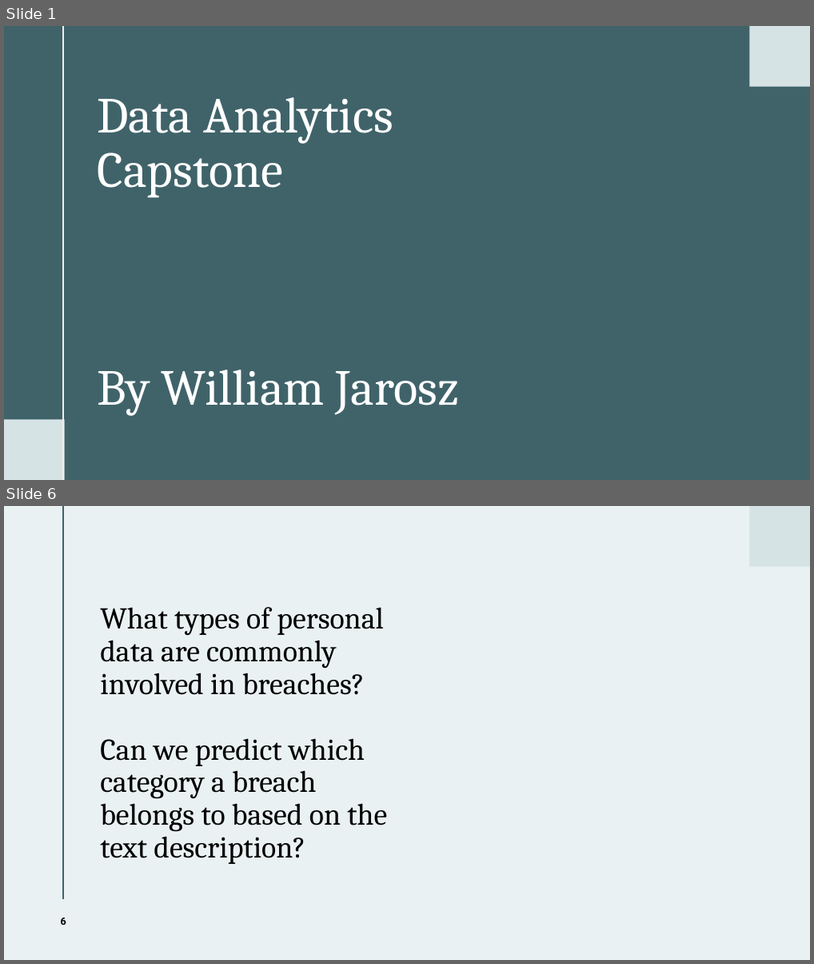
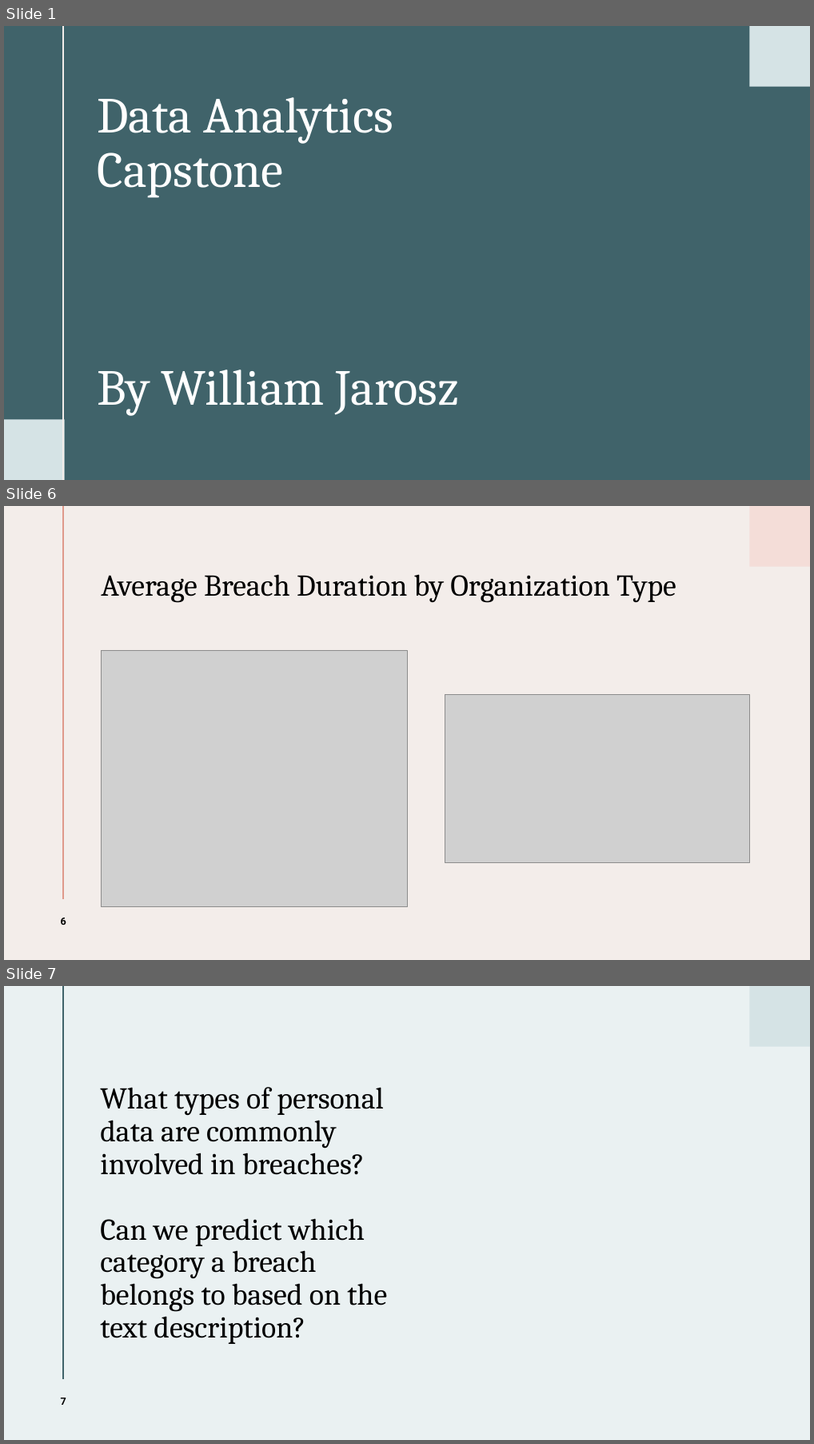
Before and after one commit to wjarosz0001/CIT-4105-DE1, a slide deck: CIT-4105-DE1 Powerpoint.pptm. Shown one above the other, each under a label of ours: slides 1 and 6 before the commit, slides 1, 6 and 7 after it; the slides between them are not shown. The pictures are 814x964 and 814x1444 pixels, drawn with LibreOffice and Linux fonts; fonts in the diff are those of the drawing; grey boxes stand for pictures. Boxes give left, top, right and bottom in pixels: in the first picture for what was removed or moved away, otherwise in the second. Text is boxed around its words. In the diff, an @@ line names an element or a change of style, - is before the commit and + after.

```diff
--- a/CIT-4105-DE1 Powerpoint.pptm
+++ b/CIT-4105-DE1 Powerpoint.pptm
@@ slide 6 added at (4,506,810,960), background #F3EDEA @@
@@ line added from (63, 506) to (63, 900), #DF998B 1.5 pt @@
@@ rectangle added at (750,506,810,567), fill #F4DDD8 @@
@@ title added at (101,574,677,603), 36 pt, text #000000 @@
+Average Breach Duration by Organization Type
@@ picture added at (102,650,407,907) @@
@@ picture added at (445,695,750,862) @@
@@ page number added at (61,917,66,924), 12 pt, text #000000, bold @@
+6
@@ what was slide 6 is now slide 7 @@
@@ page number at (61,1397,66,1404): text changed @@
-6
+7
```
Also in this commit, not shown: 2 slides changed, 2 other slides added, 2 slides removed.
